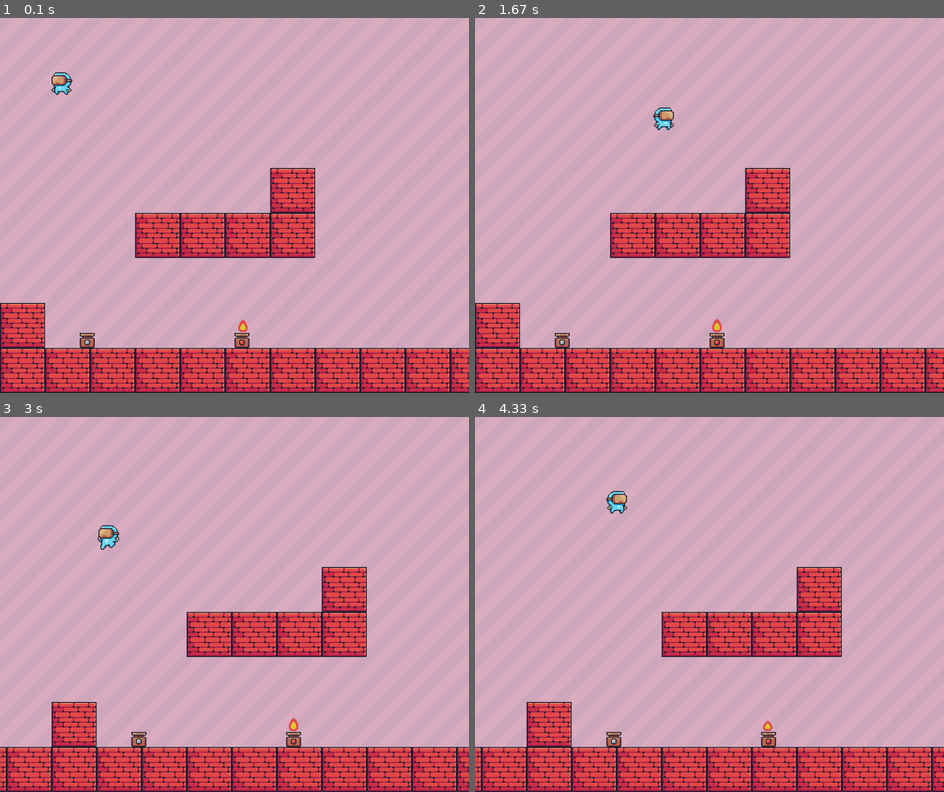
Above: before the commit, frames 1-4 (two rows, left to right).
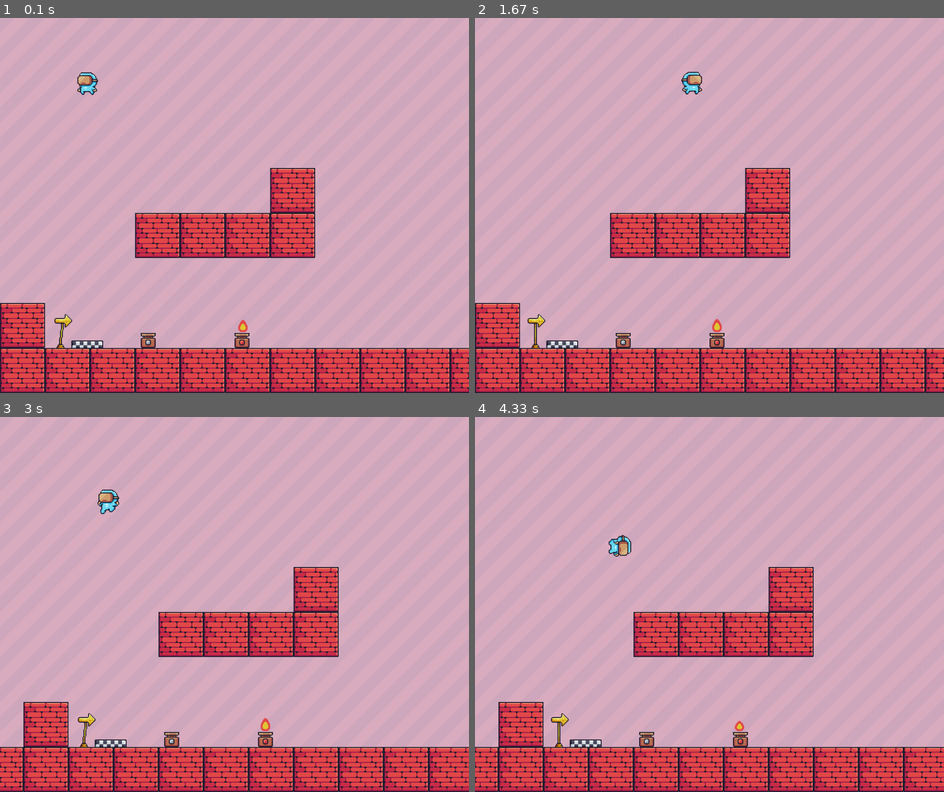
Above: after the commit, the same moments.

Repository: popageo/simple-pygame-platformer
Game: pygame game, started from game.py
Two runs of this game, one before a commit and one after it. Both use one fixed random seed, a clock stepped at 60 frames per second and the inputs below.
Inputs:
- Up to frame 1 (0.1 s): no input
- Up to frame 2 (1.67 s): hold Right 0.33-0.8 s; hold Up 0.83-1.13 s; tap Space at 0.9, 1.23, 1.53 s; hold Right 1.17-1.63 s
- Up to frame 3 (3 s): hold Left 1.67-2.2 s; tap Space at 1.73, 2.03, 2.3, 2.6, 2.73 s; hold Left 2.23-2.63 s; hold Up from 2.67 s (still down)
- Up to frame 4 (4.33 s): release Up at 3.03 s; hold Right 3.07-3.7 s; tap Space at 3.13, 3.43, 3.8, 4.1, 4.3 s; hold Left 3.73-4.2 s; hold Right from 4.23 s (still down)

The runs differ from the first frame. In frame 1, 0.9% of the frame differs, in the area x 11-34%, y 14-89%; in frame 2, 0.9%; in frame 3, 14%, in the area x 0-100%, y 19-100%; in frame 4, 14%.

Commit message:
Add StartCP object

Diff:
--- a/game.py
+++ b/game.py
@@ -17,6 +17,7 @@
 
 def load_sprite_sheets(dir1, dir2, width, height, direction=False):
     path = join("assets", dir1, dir2)
+    print(f"Loading sprites from: {path}")
     images = [f for f in listdir(path) if isfile(join(path, f))]
 
     all_sprites = {}
@@ -111,6 +112,7 @@
         self.update_sprite()
 
     def landed(self):
+        print("Player landed!")
         self.fall_count = 0
         self.y_vel = 0
         self.jump_count = 0
@@ -196,6 +198,29 @@
         if self.animation_count // self.ANIMATION_DELAY > len(sprites):
             self.animation_count = 0
 
+class StartCP(Object):
+    ANIMATION_DELAY = 3
+
+    def __init__(self, x, y, width, height):
+        super().__init__(x, y, width, height, "Start")
+        self.startcp = load_sprite_sheets("Items", "Checkpoints\Start", width, height)
+        self.image = self.startcp["Start (Moving) (64x64)"][0]
+        self.mask = pygame.mask.from_surface(self.image)
+        self.animation_count = 0
+        self.animation_name = "Start (Moving) (64x64)"
+
+    def loop(self):
+        sprites = self.startcp[self.animation_name]
+        sprite_index = (self.animation_count //
+                        self.ANIMATION_DELAY) % len(sprites)
+        self.image = sprites[sprite_index]
+        self.animation_count += 1
+
+        self.mask = pygame.mask.from_surface(self.image)
+
+        if self.animation_count // self.ANIMATION_DELAY > len(sprites):
+            self.animation_count = 0
+
 def get_background(name):
     image = pygame.image.load(join("assets", "Background", name))
     _, _, width, height = image.get_rect()
@@ -222,6 +247,10 @@
 def handle_vertical_collision(player, objects, dy):
     collided_objects = []
     for obj in objects:
+
+        if isinstance(obj, StartCP):
+            continue
+
         if pygame.sprite.collide_mask(player, obj):
             if dy > 0:
                 player.rect.bottom = obj.rect.top
@@ -239,6 +268,10 @@
     player.update()
     collided_object = None
     for obj in objects:
+
+        if isinstance(obj, StartCP):
+            continue
+
         if pygame.sprite.collide_mask(player, obj):
             collided_object = obj
             break
@@ -260,6 +293,7 @@
         player.move_right(PLAYER_VEL)
 
     vertical_collide = handle_vertical_collision(player, objects, player.y_vel)
+
     to_check = [collide_left, collide_right, *vertical_collide]
 
     for obj in to_check:
@@ -272,11 +306,13 @@
 
     block_size = 96
 
-    player = Player(100, 100, 50, 50)
-    fire = Fire(170, HEIGHT - block_size - 64, 16, 32)
+    player = Player(155, 100, 50, 50)
+    fire = Fire(300, HEIGHT - block_size - 64, 16, 32)
     fire1 = Fire(500, HEIGHT - block_size - 64, 16, 32)
     fire.off()
     fire1.on()
+    checkpoint = StartCP(100, HEIGHT - block_size - 128, 64, 64)
+
     floor = [Block(i * block_size, HEIGHT - block_size, block_size)
              for i in range(-WIDTH // block_size, (WIDTH * 2) // block_size)]
     objects = [*floor, Block(0, HEIGHT - block_size * 2, block_size),
@@ -285,6 +321,7 @@
                Block(block_size * 5, HEIGHT - block_size * 4, block_size),
                Block(block_size * 6, HEIGHT - block_size * 4, block_size),
                Block(block_size * 6, HEIGHT - block_size * 5, block_size),
+               checkpoint,
                fire, fire1]
 
     offset_x = 0
@@ -306,6 +343,7 @@
         player.loop(FPS)
         fire.loop()
         fire1.loop()
+        checkpoint.loop()
         handle_move(player, objects)
         draw(window, background, bg_image, player, objects, offset_x)
 
